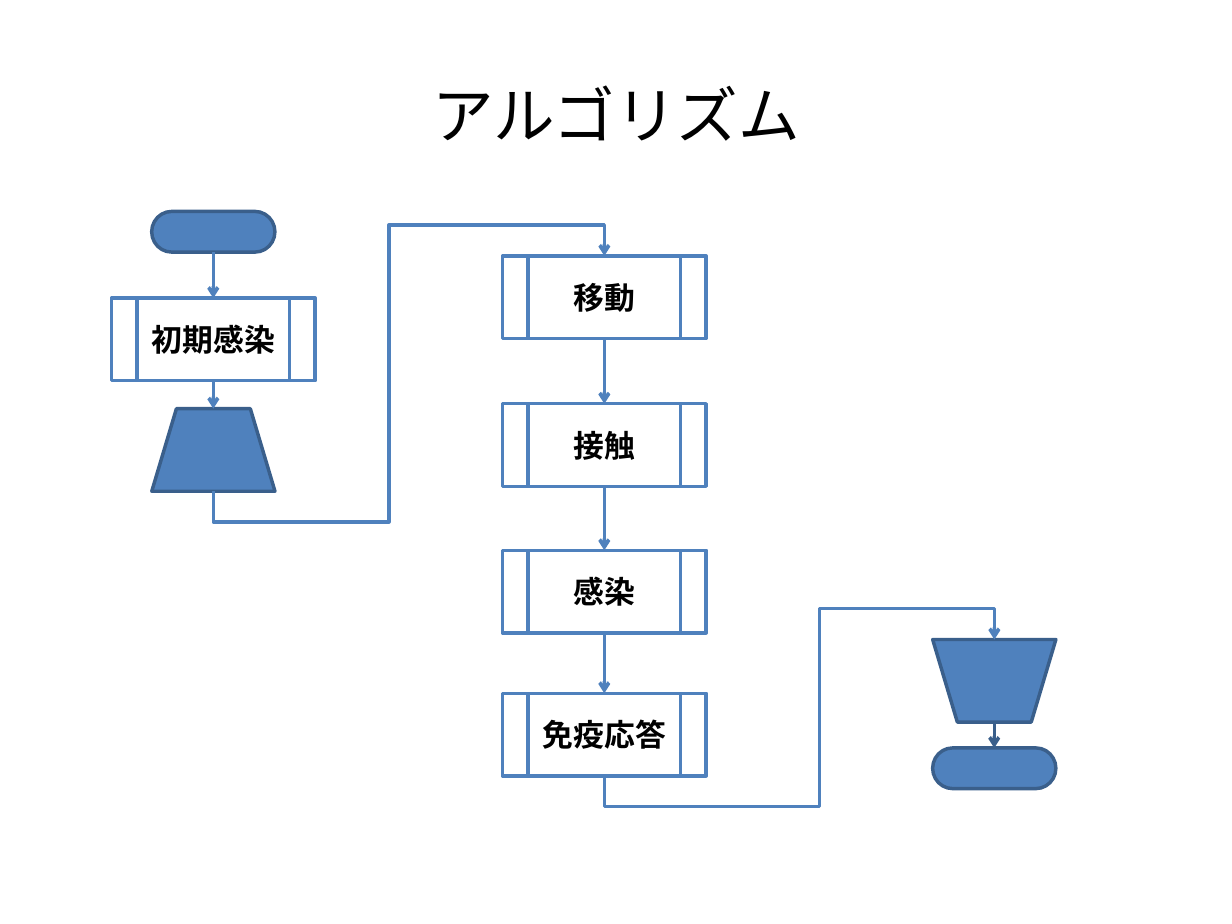
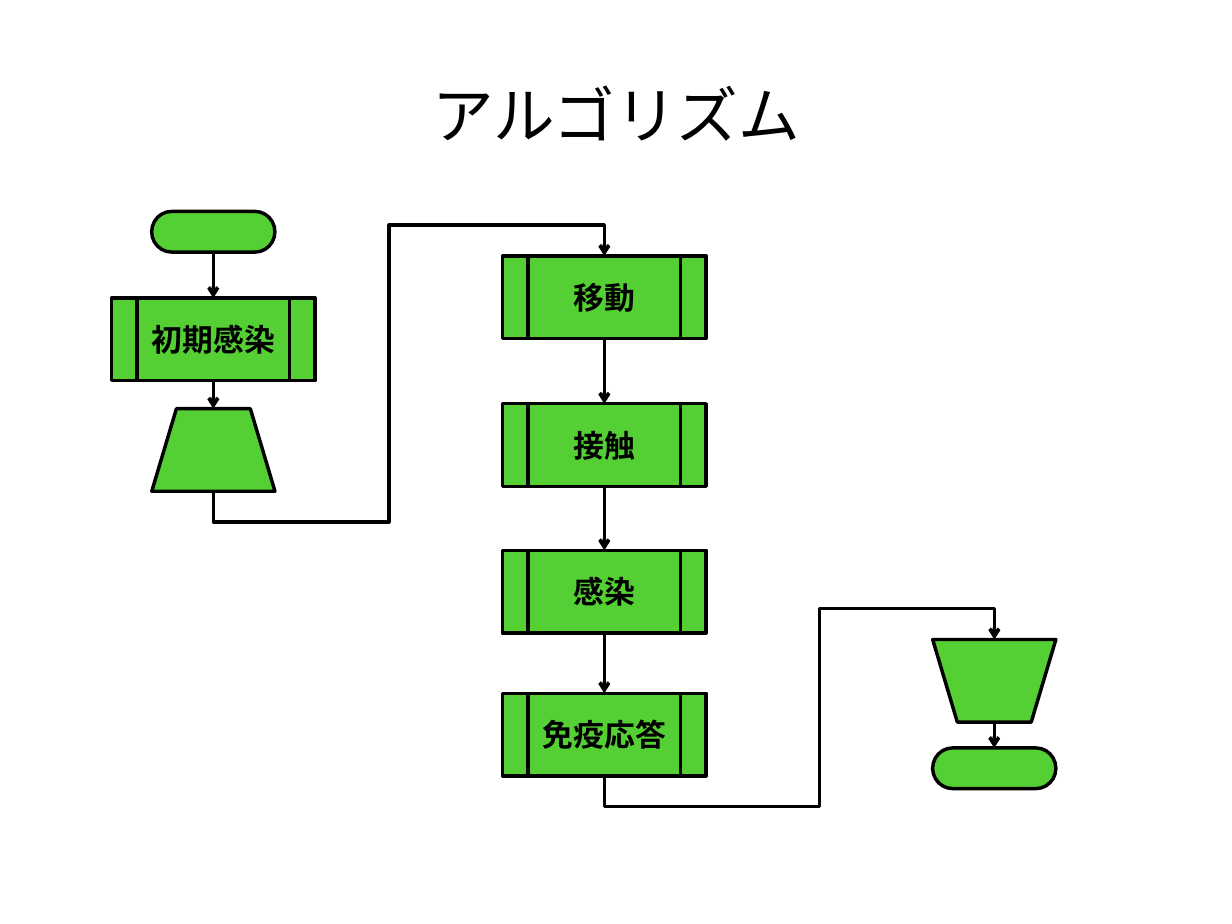
Before and after one commit to nkud/Research-BB, a slide deck: slide 10 of ppt/卒業研究.pptx. Drawn at 1232x924 pixels with LibreOffice and Linux fonts; fonts in the diff are those of the drawing. Boxes give left, top, right and bottom in pixels: in the first picture for what was removed or moved away, otherwise in the second. Text is boxed around its words. In the diff, an @@ line names an element or a change of style, - is before the commit and + after.

Commit message:
update PPT

```diff
--- a/ppt/卒業研究.pptx
+++ b/ppt/卒業研究.pptx
@@ elbow arrow (213, 492) - (605, 256): stroke #4F81BD 2 pt to #000000 2 pt @@
@@ elbow arrow (213, 253) - (213, 298): stroke #4F81BD 2 pt to #000000 2 pt @@
@@ fill #FFFFFF to #55D034; outline #4F81BD 2 pt to #000000 2 pt in 5 elements at (503, 256, 706, 339), (503, 404, 706, 487), (503, 551, 706, 633), (503, 694, 706, 776), (112, 298, 315, 381) @@
@@ elbow arrow (605, 339) - (605, 404): stroke #4F81BD 2 pt to #000000 2 pt @@
@@ elbow arrow (213, 381) - (213, 409): stroke #4F81BD 2 pt to #000000 2 pt @@
@@ elbow arrow (605, 487) - (605, 551): stroke #4F81BD 2 pt to #000000 2 pt @@
@@ elbow arrow (605, 776) - (994, 639): stroke #4F81BD 2 pt to #000000 2 pt @@
@@ elbow arrow (605, 633) - (605, 694): stroke #4F81BD 2 pt to #000000 2 pt @@
@@ fill #4F81BD to #55D034; outline #3A5F8C 2 pt to #000000 2 pt in 4 elements at (152, 212, 275, 253), (933, 748, 1056, 788), (152, 409, 275, 492), (933, 639, 1056, 722) @@
@@ elbow arrow (994, 722) - (994, 748): stroke #3A5F8C 2 pt to #000000 2 pt @@
```
Also in this commit, not shown: 1 other slide changed, 1 slide added, 1 slide removed.
